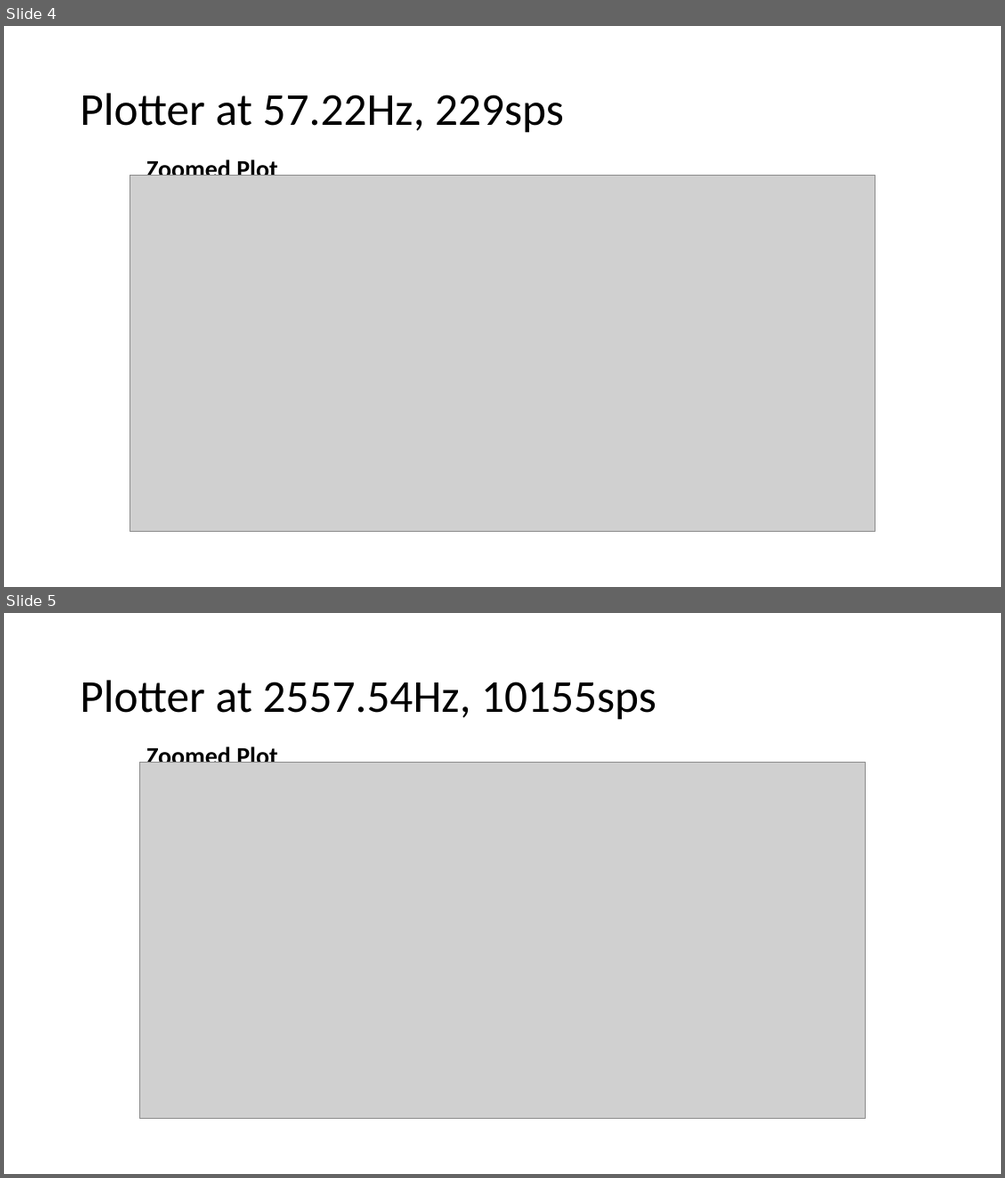
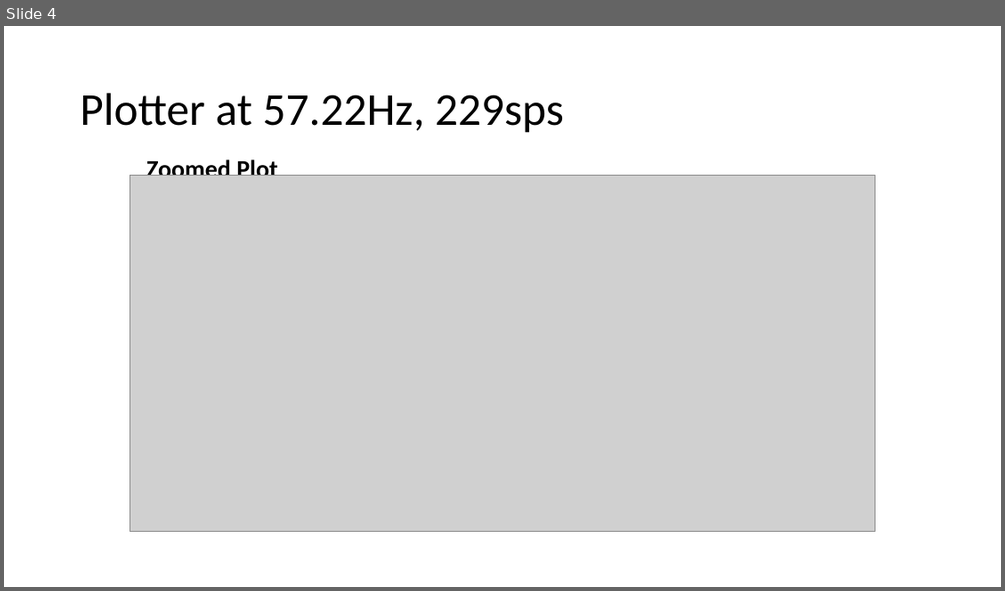
Before and after one commit to FStilwell/0_Flicker_Fusion_Threshold, a slide deck: Project_media/Results/Flicker_Fusion_Threshold_Timing_Results.pptx. Shown one above the other, each under a label of ours: slides 4 and 5 before the commit, slide 4 after it. The pictures are 1005x1178 and 1005x591 pixels, drawn with LibreOffice and Linux fonts; fonts in the diff are those of the drawing; grey boxes stand for pictures. Boxes give left, top, right and bottom in pixels: in the first picture for what was removed or moved away, otherwise in the second. Text is boxed around its words. In the diff, an @@ line names an element or a change of style, - is before the commit and + after.

```diff
--- a/Project_media/Results/Flicker_Fusion_Threshold_Timing_Results.pptx
+++ b/Project_media/Results/Flicker_Fusion_Threshold_Timing_Results.pptx
@@ slide 5 removed at (4, 613, 1001, 1174), background #FFFFFF @@
@@ title removed at (80, 680, 656, 720) @@
-Plotter at 2557.54Hz, 10155sps
@@ text removed at (146, 744, 277, 763) @@
-Zoomed Plot
@@ picture removed at (139, 763, 866, 1119) @@
```
Also in this commit, not shown: 1 other slide removed.
